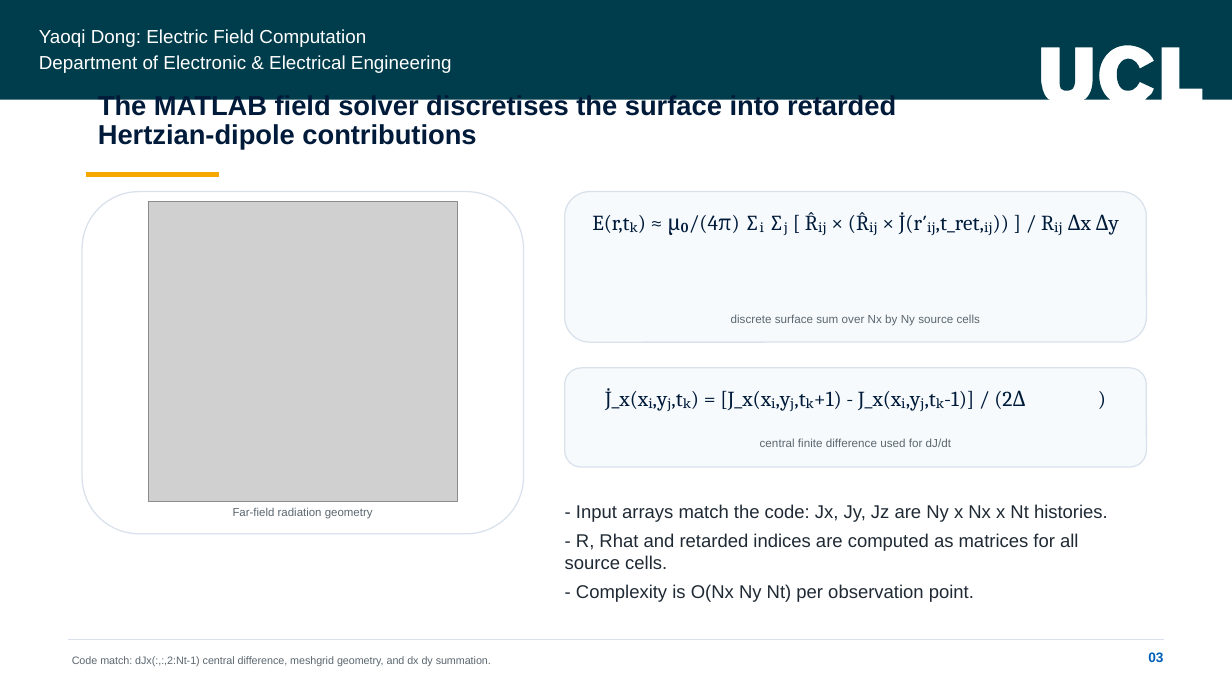
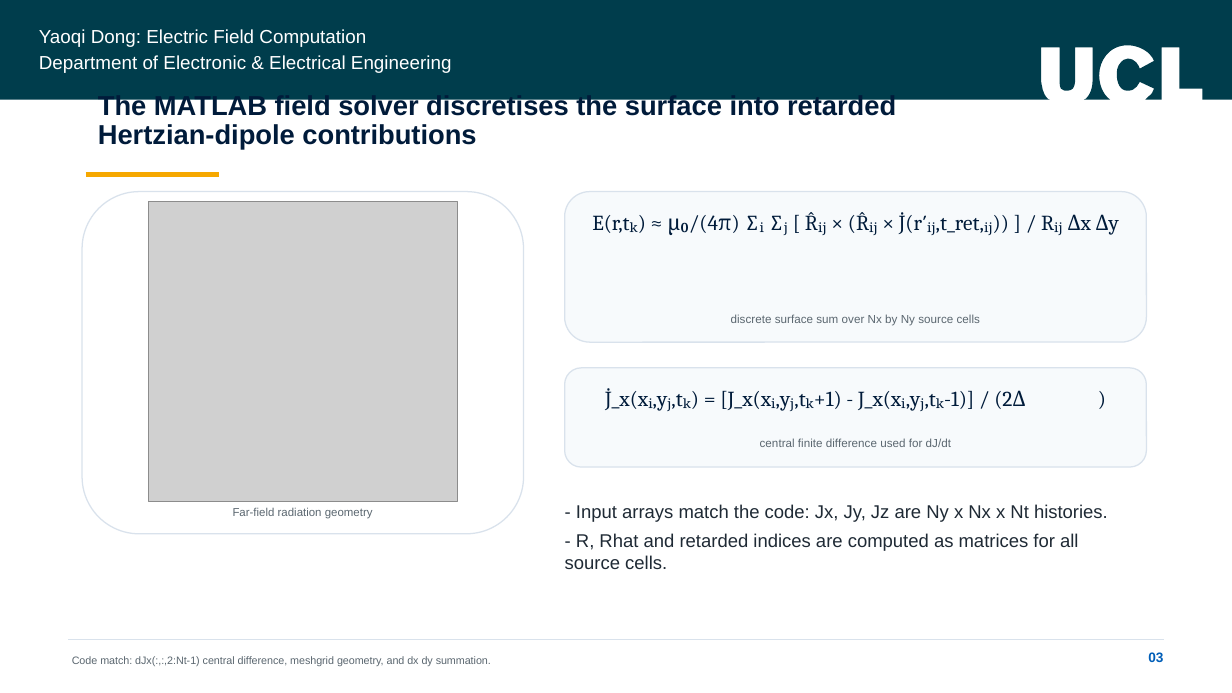
Before and after one commit to yaoqid/year4-thz-presentation, a slide deck: slide 3 of presentation/yaoqi-electric-field-part-presentation.pptx. Drawn at 1232x693 pixels with LibreOffice and Linux fonts; fonts in the diff are those of the drawing; grey boxes stand for pictures; background and template pictures are left out. Boxes give left, top, right and bottom in pixels: in the first picture for what was removed or moved away, otherwise in the second. Text is boxed around its words. In the diff, an @@ line names an element or a change of style, - is before the commit and + after.

```diff
--- a/presentation/yaoqi-electric-field-part-presentation.pptx
+++ b/presentation/yaoqi-electric-field-part-presentation.pptx
@@ text at <box>576,584,974,602</box>: paragraph removed @@
-- Complexity is O(Nx Ny Nt) per observation point.
```
Also in this commit, not shown: 3 other slides changed, 2 slides added.
